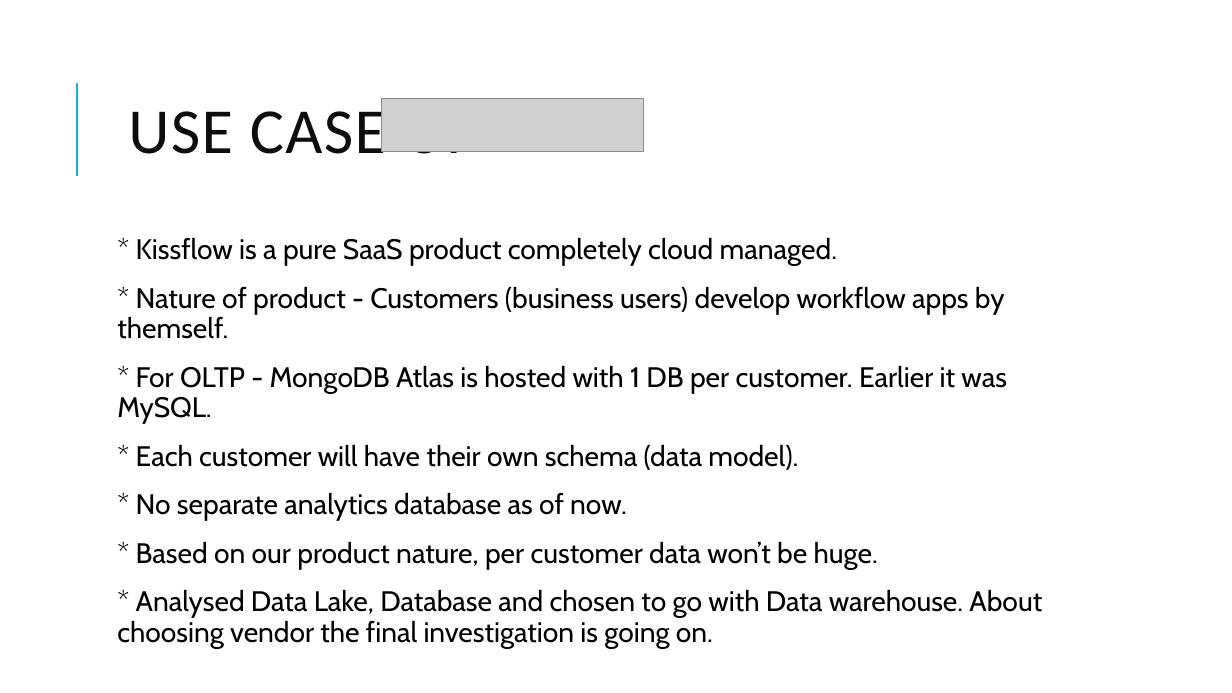
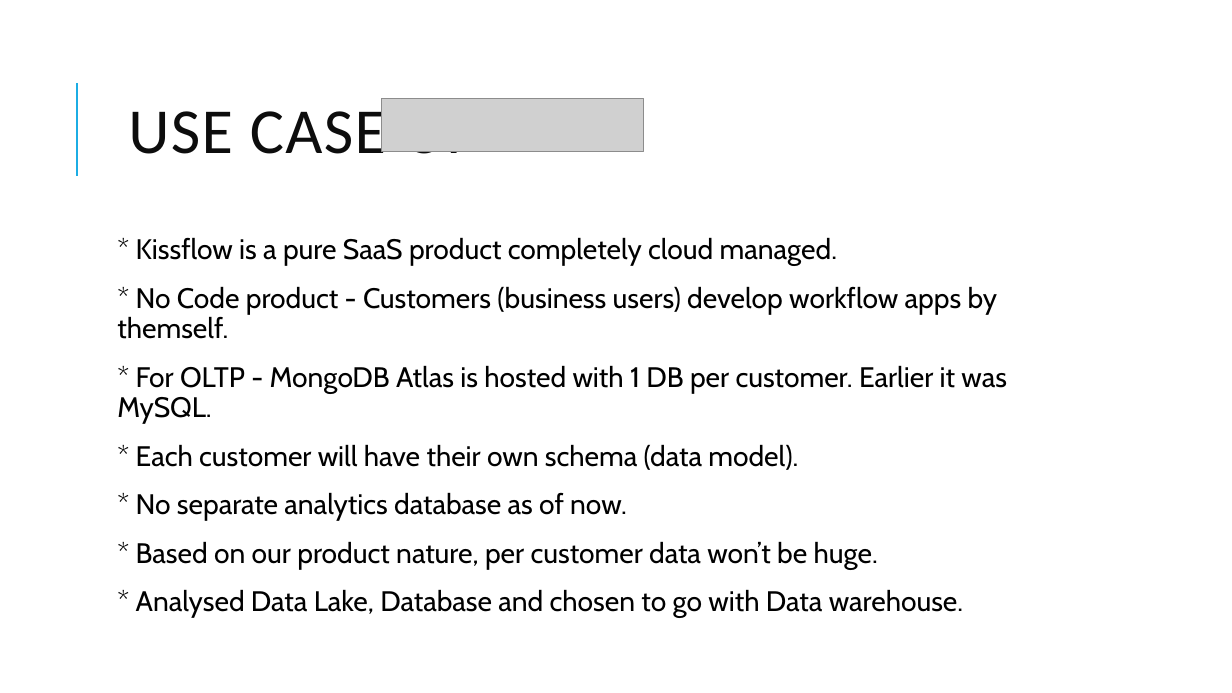
Before and after one commit to dinesarun/common, a slide deck: slide 20 of sessions/GAB 2021/Choosing right Data Service.pptx (slide 18 before the commit). Drawn at 1232x693 pixels with LibreOffice and Linux fonts; fonts in the diff are those of the drawing; grey boxes stand for pictures. Boxes give left, top, right and bottom in pixels: in the first picture for what was removed or moved away, otherwise in the second. Text is boxed around its words. In the diff, an @@ line names an element or a change of style, - is before the commit and + after.

```diff
--- a/sessions/GAB 2021/Choosing right Data Service.pptx
+++ b/sessions/GAB 2021/Choosing right Data Service.pptx
@@ text at (117,286,998,339): text changed @@
-  * Nature of product - Customers (business users) develop workflow apps by themself.
+  * No Code product - Customers (business users) develop workflow apps by themself.
@@ text at (136,589,963,617): text changed @@
-  * Analysed Data Lake, Database and chosen to go with Data warehouse. About choosing vendor the final investigation is going on.
+  * Analysed Data Lake, Database and chosen to go with Data warehouse.
```
Also in this commit, not shown: 14 other slides changed, 2 slides added.
